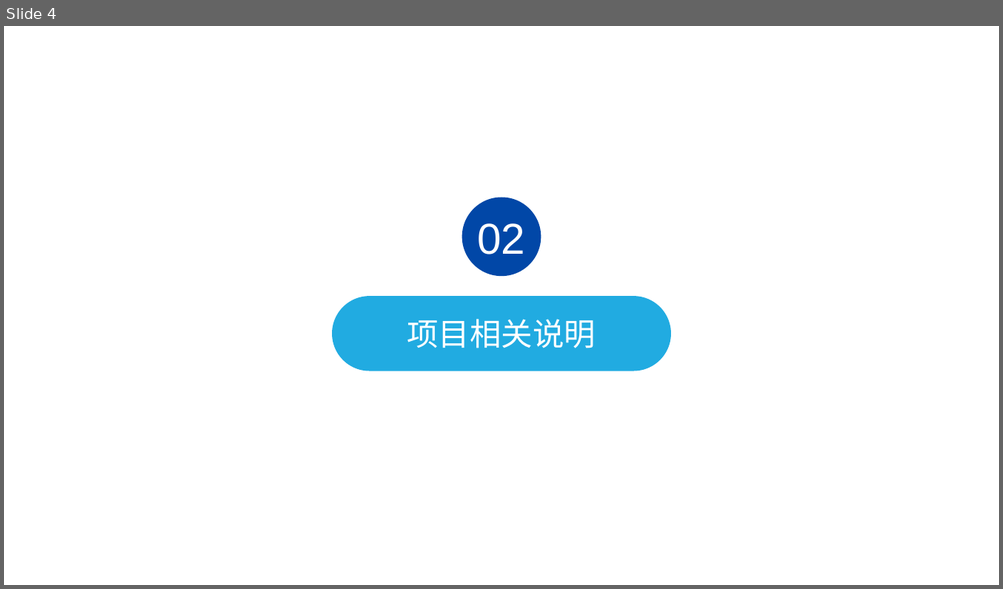
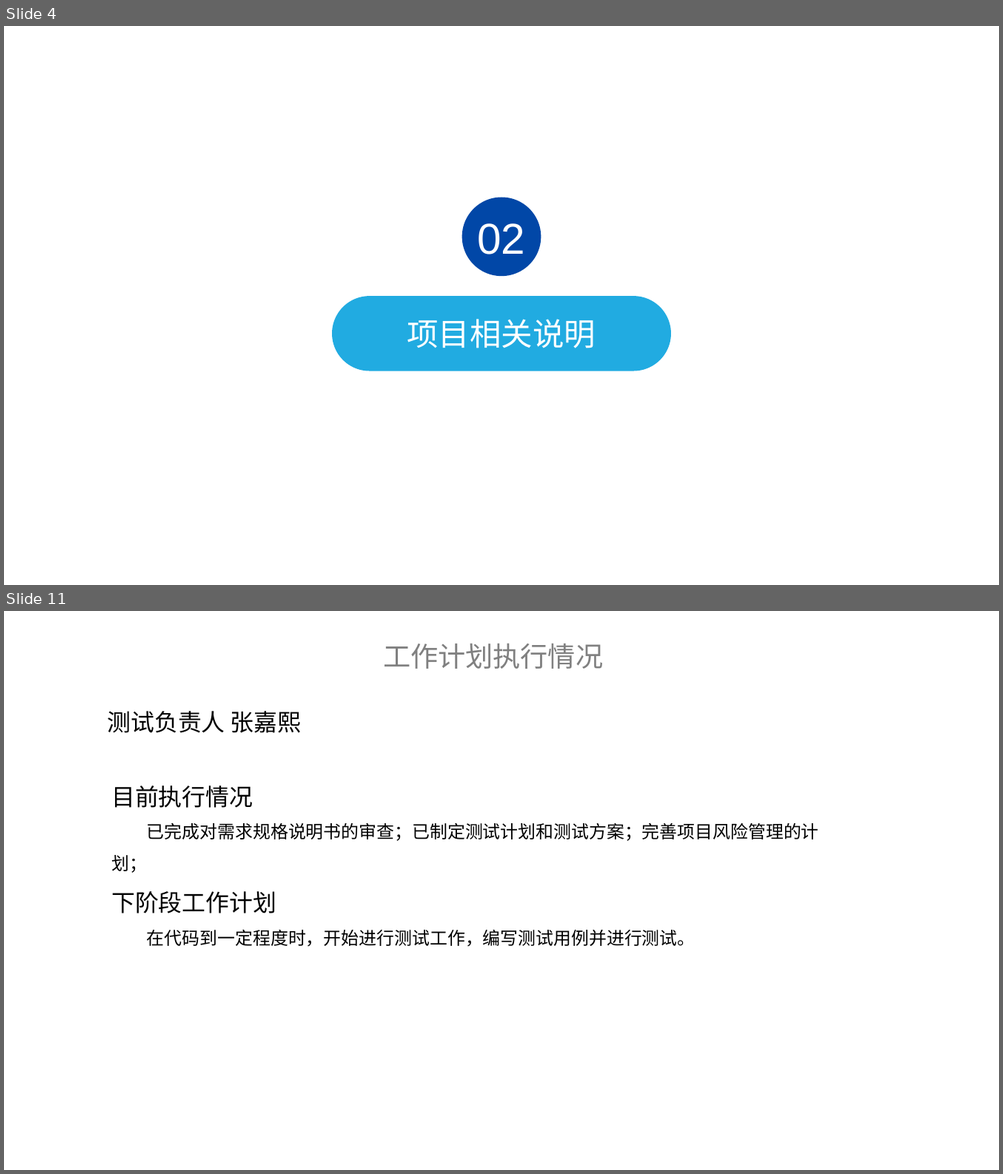
Before and after one commit to BIT-zhangxin/LabWebSystem, a slide deck: document/展示/FishTouchers小组第三次汇报.pptx. Shown one above the other, each under a label of ours: slide 4 before the commit, slides 4 and 11 after it; the slides between them are not shown. The pictures are 1003x589 and 1003x1174 pixels, drawn with LibreOffice and Linux fonts; fonts in the diff are those of the drawing; background and template pictures are left out. Boxes give left, top, right and bottom in pixels: in the first picture for what was removed or moved away, otherwise in the second. Text is boxed around its words. In the diff, an @@ line names an element or a change of style, - is before the commit and + after.

```diff
--- a/document/展示/FishTouchers小组第三次汇报.pptx
+++ b/document/展示/FishTouchers小组第三次汇报.pptx
@@ slide 11 added at <box>4,611,999,1170</box>, background #FFFFFF @@
@@ text added at <box>383,644,603,669</box>, 28 pt, text #808080 @@
+工作计划执行情况
@@ text added at <box>108,711,301,733</box>, 24 pt, text #000000 @@
+测试负责人 张嘉熙
@@ text added at <box>111,786,819,947</box>, 18 pt, text #000000 @@
+目前执行情况
+已完成对需求规格说明书的审查；已制定测试计划和测试方案；完善项目风险管理的计划；
+下阶段工作计划
+在代码到一定程度时，开始进行测试工作，编写测试用例并进行测试。
```
Also in this commit, not shown: 4 slides changed, 8 other slides added, 3 slides removed.
